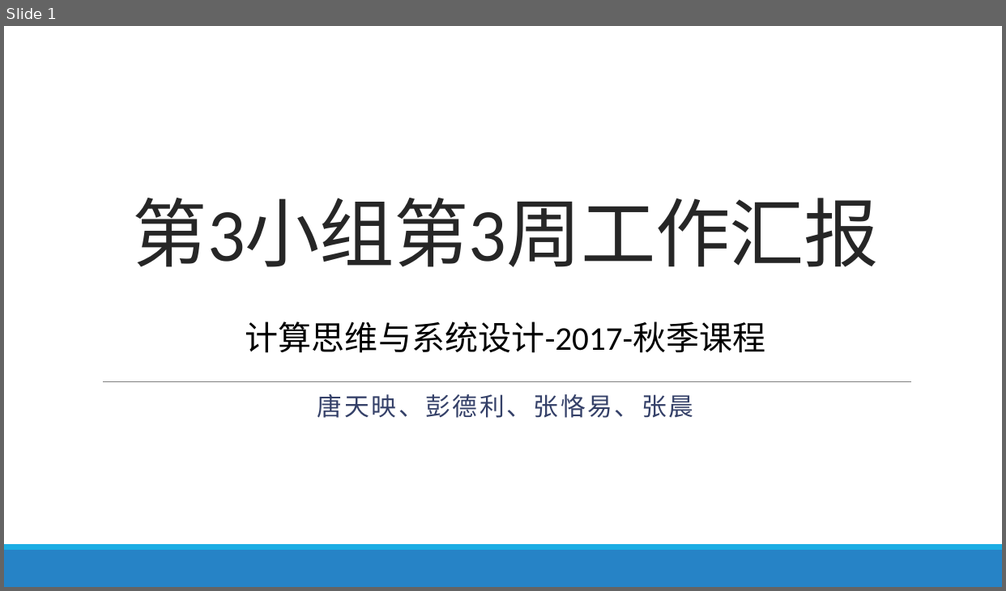
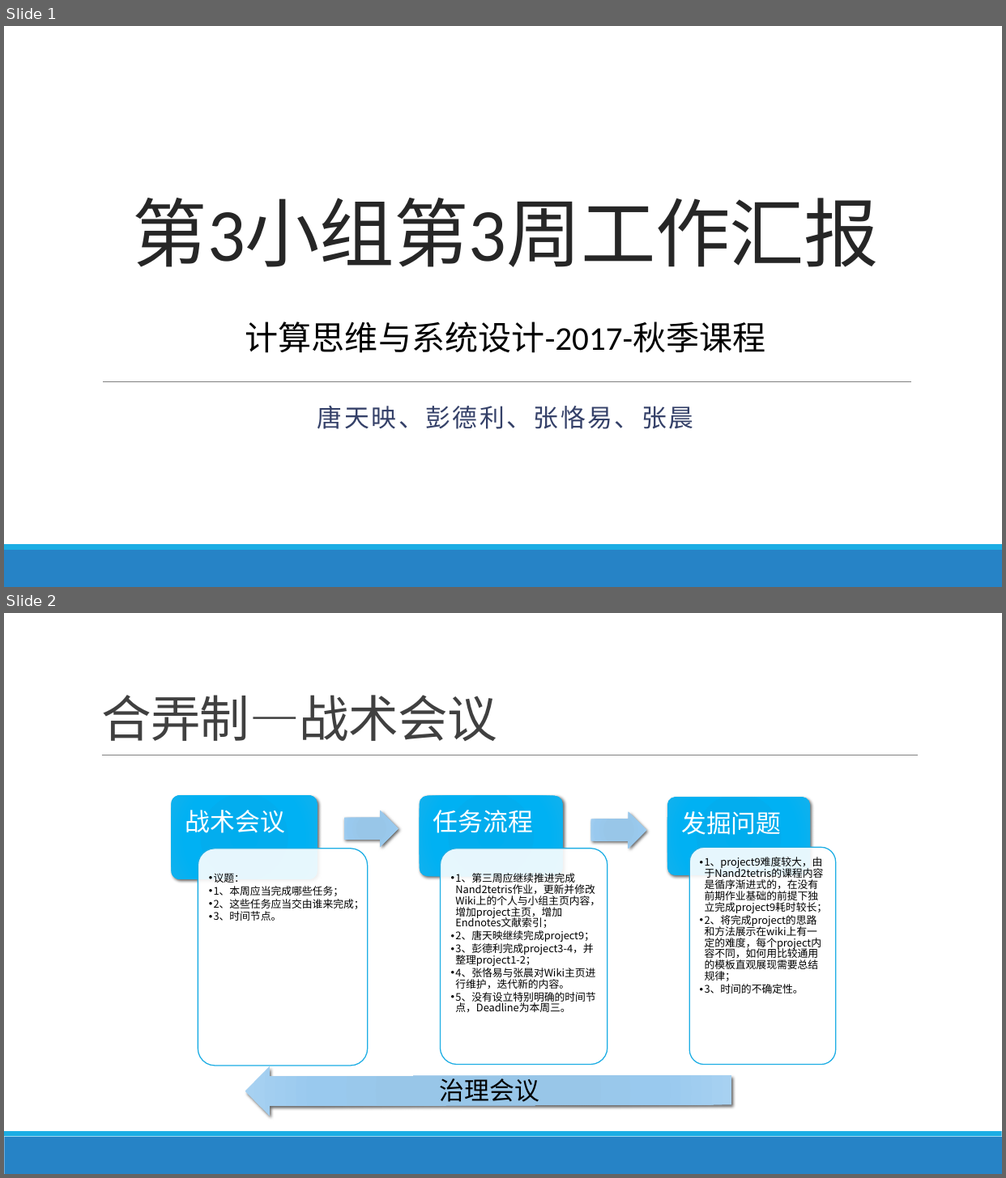
Before and after one commit to jisuansiwei2017/SDCT-2017-Fall, a slide deck: weekly_report/group3/week3.pptx. Shown one above the other, each under a label of ours: slide 1 before the commit, slides 1 and 2 after it. The pictures are 1006x591 and 1006x1178 pixels, drawn with LibreOffice and Linux fonts; fonts in the diff are those of the drawing. Boxes give left, top, right and bottom in pixels: in the first picture for what was removed or moved away, otherwise in the second. Text is boxed around its words. In the diff, an @@ line names an element or a change of style, - is before the commit and + after.

```diff
--- a/weekly_report/group3/week3.pptx
+++ b/weekly_report/group3/week3.pptx
@@ slide 2 added at [4,613,1002,1174], background #FFFFFF; not listed: 2 template elements that a slide beside it also shows @@
@@ title added at [101,695,497,741], 48 pt, text #404040 @@
+合弄制—战术会议
@@ line added from (102, 756) to (918, 756), #808080 0.5 pt @@
@@ group added at [171,796,836,1066]: 6 rounded rectangles, 6 texts, 2 right arrows @@
+战术会议
+  •• 议题：
+  •• 1、本周应当完成哪些任务；
+  •• 2、这些任务应当交由谁来完成；
+  •• 3、时间节点。
+任务流程
+  •• 1、第三周应继续推进完成Nand2tetris作业，更新并修改Wiki上的个人与小组主页内容，增加project主页，增加Endnotes文献索引；
+  •• 2、唐天映继续完成project9；
+  •• 3、彭德利完成project3-4，并整理project1-2；
+  •• 4、张恪易与张晨对Wiki主页进行维护，迭代新的内容。
+  •• 5、没有设立特别明确的时间节点，Deadline为本周三。
+发掘问题
+  •• 1、project9难度较大，由于Nand2tetris的课程内容是循序渐进式的，在没有前期作业基础的前提下独立完成project9耗时较长；
+  •• 2、将完成project的思路和方法展示在wiki上有一定的难度，每个project内容不同，如何用比较通用的模板直观展现需要总结规律；
+  •• 3、时间的不确定性。
@@ right arrow added at [245,1067,731,1117], fill gradient #97C6E8 to #9AC8E9 to #9BCBEE to #A9D4F2 @@
@@ text added at [440,1075,539,1107], 24 pt, text #000000 @@
+治理会议
@@ slide 1 changed as well @@
@@ subtitle "唐天映、彭德利、张恪易、张晨": place and size @@
-subtitle "唐天映、彭德利、张恪易、张晨" at [317,395,693,418]
+subtitle "唐天映、彭德利、张恪易、张晨" at [317,406,693,429]
```
Also in this commit, not shown: 1 other slide added, 2 slides removed.
